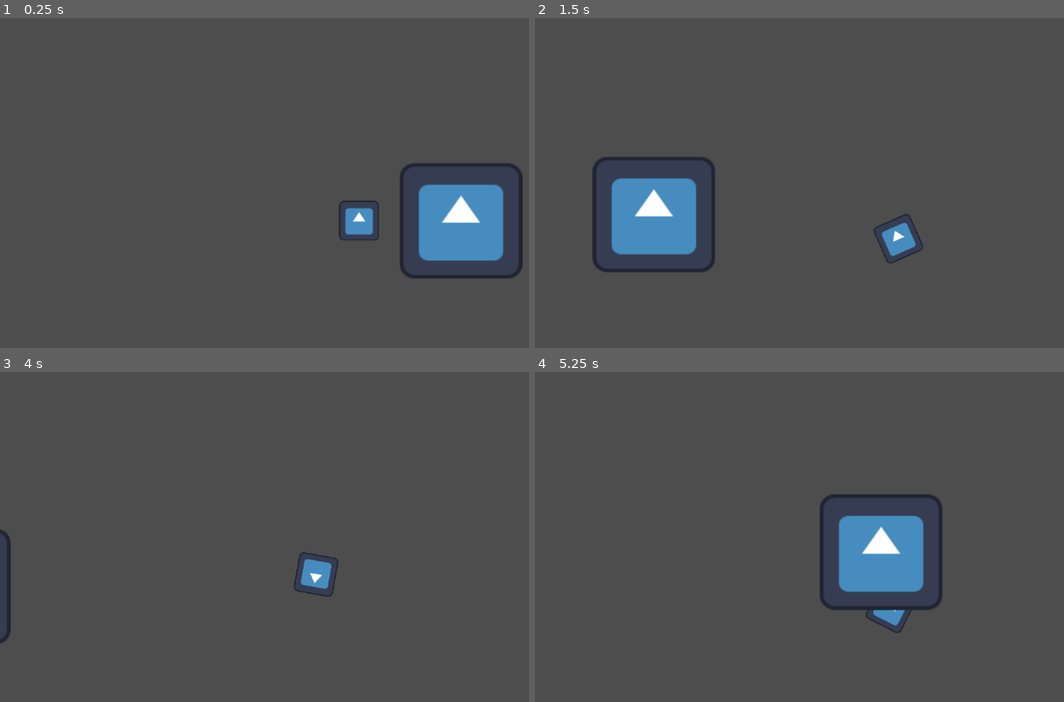
Above: before the commit, frames 1-4 (two rows, left to right).
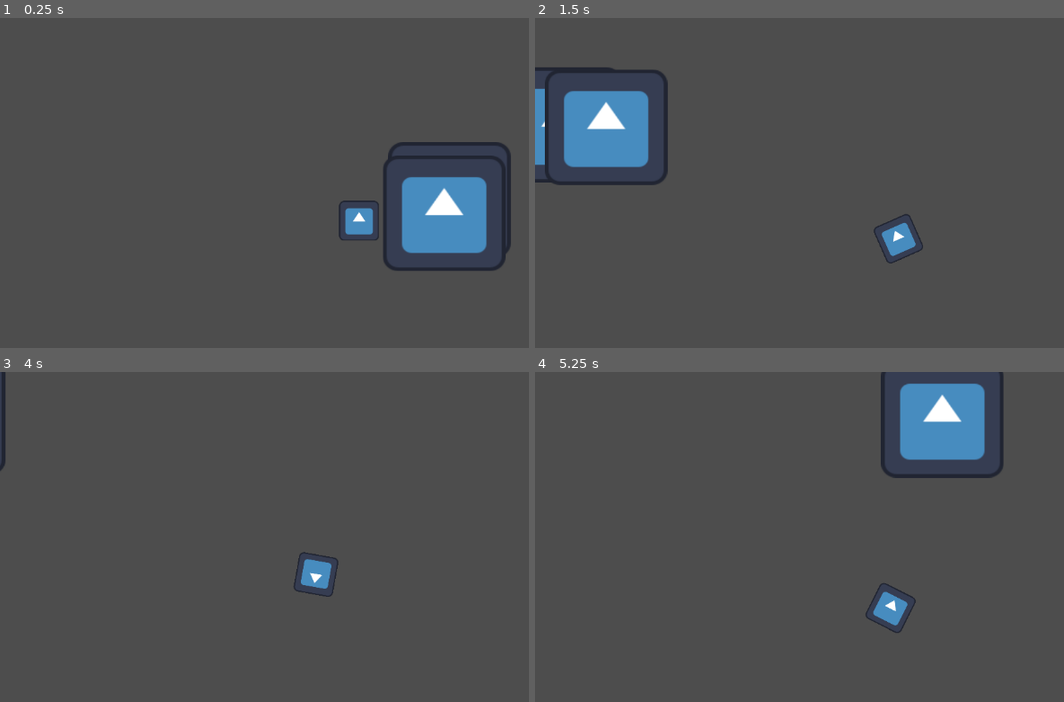
Above: after the commit, the same moments.

Repository: sglasha/Soul-RPG
Game: Godot game, scene res://Game_World/Levels/test_scene.tscn
Same seed, same stepped clock (60 frames per second), same inputs: the game is played once before the commit and once after it. The engine's default icon, where the game draws it, is replaced by a stand-in: a white triangle on a blue panel in a dark square.
Inputs:
- Up to frame 1 (0.25 s): no input
- Up to frame 2 (1.5 s): hold Right (right) 0.53-1.28 s; tap X (roll) at 0.6, 1.35 s; hold Down (down) from 1.28 s (still down)
- Up to frame 3 (4 s): release Down (down) at 2.03 s; hold Right (right) 2.03-2.78 s; tap X (roll) at 2.1, 2.85, 3.6 s; hold Up (up) 2.78-3.53 s; tap Enter at 3.5 s; hold Left (left) from 3.53 s (still down)
- Up to frame 4 (5.25 s): tap X (roll) at 4.35, 5.1 s; release Left (left) at 5.03 s; hold Down (down) from 5.03 s (still down)

The runs differ from the first frame. In frame 1, 5.0% of the frame differs, in the area x 72-99%, y 37-80%; in frame 2, 9.8%, in the area x 0-34%, y 14-78%; in frame 3, 0.6%; in frame 4, 9.5%.

Commit message:
added pathfinding to entity AI

Diff:
--- /dev/null
+++ b/Game_World/Entities/Enemies/Scripts/entity_movement.gd
@@ -0,0 +1,33 @@
+extends CharacterBody2D
+
+var noise = FastNoiseLite.new()
+var base_speed = 400
+var noise_speed = 2
+var chasing = false
+var noise_position = 0
+var direction = Vector2(0,0)
+var speed
+
+var rand_x = randi_range(0,100)
+var rand_y = randi_range(0, 100)
+
+func _ready():
+	noise.seed = randi()
+	noise.noise_type = FastNoiseLite.TYPE_SIMPLEX
+	noise.frequency = 0.05
+
+func _physics_process(delta: float) -> void:
+	if not chasing:
+		speed = base_speed
+		noise_position += delta * noise_speed
+		direction = Vector2(noise.get_noise_2d(0,noise_position + rand_y),noise.get_noise_2d(noise_position + rand_x, 0))
+
+	else:
+		speed = base_speed * 1.5
+		for node in get_tree().get_nodes_in_group('chased'):
+			# get vector towards chased targets
+			direction = (node.position - position).normalized()
+
+	velocity = speed * direction
+
+	move_and_slide()
--- /dev/null
+++ b/Game_World/Entities/Enemies/Scripts/facing.gd
@@ -0,0 +1,26 @@
+extends Node2D
+
+@export var entity : CharacterBody2D
+var fov = 80
+var detection_radius = 1000
+
+func _process(_delta: float) -> void:
+	var pos = entity.position
+
+	for node in get_tree().get_nodes_in_group('chased'):
+		# get vector towards chased targets
+		var direction_of_target = (node.position - pos).normalized()
+		# normalize entity direction to allow dot product to work for this application
+		var direction = entity.direction.normalized()
+
+		# do vector math to ensure that entity sees player
+		if pos.distance_to(node.position) < detection_radius:
+			var dot_product = direction.dot(direction_of_target)
+			var angle_to_node = rad_to_deg(acos(dot_product))
+			if abs(angle_to_node) < int(float(fov)/2):
+				entity.chasing = true
+
+			else:
+				entity.chasing = false
+		else:
+			entity.chasing = false
--- a/Game_World/Entities/Enemies/Scripts/idle_movement.gd
+++ /dev/null
@@ -1,21 +0,0 @@
-extends CharacterBody2D
-
-var noise = FastNoiseLite.new()
-var speed = 400
-var noise_speed = 5
-var chasing = false
-var noise_position = 0
-
-func _ready():
-	noise.seed = randi()
-	noise.noise_type = FastNoiseLite.TYPE_PERLIN
-	noise.frequency = 0.05
-
-func _physics_process(delta: float) -> void:
-	if not chasing:
-		noise_position += delta * noise_speed
-		var direction = Vector2(noise.get_noise_2d(0,noise_position),noise.get_noise_2d(noise_position + 100, 0))
-
-		velocity = direction * speed
-
-	move_and_slide()
--- a/Game_World/Levels/test_scene.tscn
+++ b/Game_World/Levels/test_scene.tscn
@@ -1,14 +1,15 @@
-[gd_scene load_steps=5 format=3 uid="uid://c1yt7gev07stq"]
+[gd_scene load_steps=6 format=3 uid="uid://c1yt7gev07stq"]
 
 [ext_resource type="PackedScene" uid="uid://c6wjb2b40nk0h" path="res://Game_World/Entities/Player/Scenes/player.tscn" id="1_hne3r"]
 [ext_resource type="Texture2D" uid="uid://djtuolfsqfna0" path="res://icon.svg" id="2_hk461"]
-[ext_resource type="Script" uid="uid://bg3i0tsqodu2b" path="res://Game_World/Entities/Enemies/Scripts/idle_movement.gd" id="2_yrjwy"]
+[ext_resource type="Script" uid="uid://bg3i0tsqodu2b" path="res://Game_World/Entities/Enemies/Scripts/entity_movement.gd" id="2_yrjwy"]
+[ext_resource type="Script" uid="uid://b23wjsss523ol" path="res://Game_World/Entities/Enemies/Scripts/facing.gd" id="4_lcr2e"]
 
 [sub_resource type="CircleShape2D" id="CircleShape2D_lcr2e"]
 
 [node name="Test Scene" type="Node2D"]
 
-[node name="Player" parent="." instance=ExtResource("1_hne3r")]
+[node name="Player" parent="." groups=["chased"] instance=ExtResource("1_hne3r")]
 position = Vector2(-324, -5)
 
 [node name="Test Enemy" type="CharacterBody2D" parent="."]
@@ -21,3 +22,19 @@
 
 [node name="CollisionShape2D" type="CollisionShape2D" parent="Test Enemy"]
 shape = SubResource("CircleShape2D_lcr2e")
+
+[node name="Vision" type="Node2D" parent="Test Enemy" node_paths=PackedStringArray("entity")]
+script = ExtResource("4_lcr2e")
+entity = NodePath("..")
+
+[node name="Test Enemy2" type="CharacterBody2D" parent="."]
+up_direction = Vector2(0, 1)
+script = ExtResource("2_yrjwy")
+
+[node name="Sprite2D" type="Sprite2D" parent="Test Enemy2"]
+position = Vector2(4, -7.0000014)
+scale = Vector2(3.078125, 2.8984375)
+texture = ExtResource("2_hk461")
+
+[node name="CollisionShape2D" type="CollisionShape2D" parent="Test Enemy2"]
+shape = SubResource("CircleShape2D_lcr2e")
--- a/project.godot
+++ b/project.godot
@@ -20,6 +20,10 @@
 folder_colors={
 "res://Game_World/": "green"
 }
+
+[global_group]
+
+chased=""
 
 [input]
 
Renamed: Game_World/Entities/Enemies/Scripts/idle_movement.gd.uid -> Game_World/Entities/Enemies/Scripts/entity_movement.gd.uid
Not shown, added: Game_World/Entities/Enemies/Scripts/facing.gd.uid
